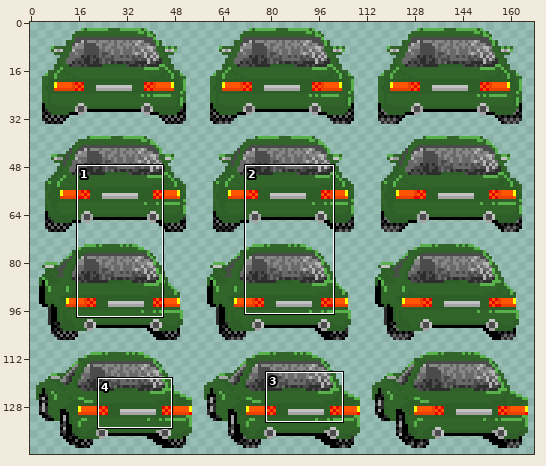
File history of a sprite sheet, assets/car-sheet-coupe-green.png. Above, an overview of the earlier version with the close-up marked.
Close-up. Earlier state:
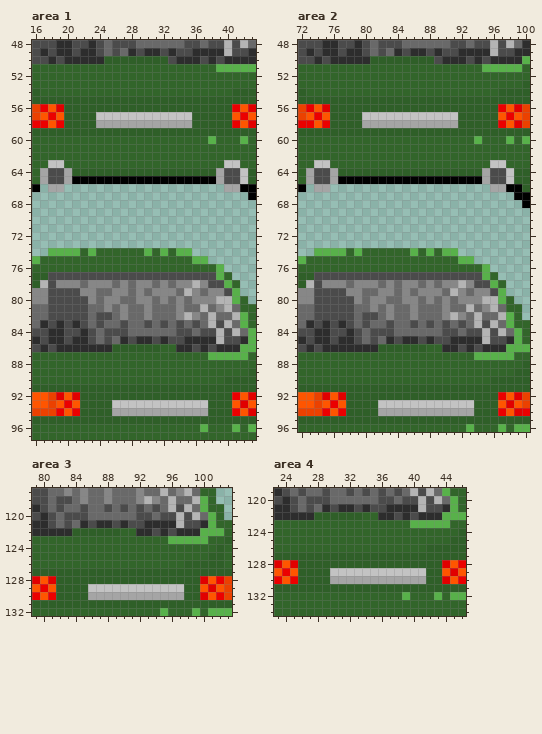
The file is 168x144 pixels. Colours within 5 levels of each other are drawn and written as one. Shown: area 1: x 16..43, y 48..97; area 2: x 72..100, y 48..96; area 3: x 79..103, y 117..132; area 4: x 23..46, y 119..134. The commit also changed other parts of the picture, which this record leaves out.
And afterwards:
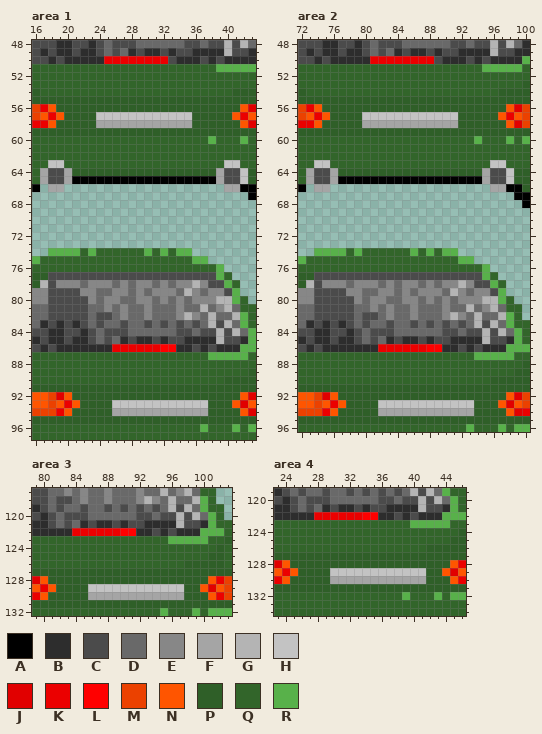
Palette (. is transparent): A #000000  B #2d2d2d  C #4b4b4b  D #696969  E #878787  F #a5a5a5  G #b4b4b4  H #c3c3c3  J #e10000  K #eb0000  L #ff0000  M #eb4100  N #ff5500  P #2f5f28  Q #32652a  R #58b14a
Change:
Area 1:
Colour K replaces colour P in row 50 at x 25 to 32; in row 86 at x 26 to 31.
Colour L replaces colour Q in row 86 at x 32 to 33.
Colour P replaces colour J in row 56 at x 19; in row 92 at x 21.
Colour P replaces colour K in row 56 at x 41; in row 58 at x 19 and 41; in row 92 at x 41; in row 94 at x 21 and 41.
Area 2:
Colour K replaces colour P in row 50 at x 81 to 88; in row 86 at x 82 to 87.
Colour L replaces colour Q in row 86 at x 88 to 89.
Colour P replaces colour J in row 56 at x 75; in row 92 at x 77.
Colour P replaces colour K in row 56 at x 97; in row 58 at x 75 and 97; in row 92 at x 97; in row 94 at x 77 and 97.
Area 3:
Colour K replaces colour P in row 122 at x 84 to 89.
Colour L replaces colour Q in row 122 at x 90 to 91.
Colour P replaces colour J in row 128 at x 81 and 100; in row 130 at x 100.
Colour P replaces colour K in row 130 at x 81.
Area 4:
Colour K replaces colour P in row 122 at x 28 to 33.
Colour L replaces colour Q in row 122 at x 34 to 35.
Colour P replaces colour J in row 128 at x 25 and 44; in row 130 at x 44.
Colour P replaces colour K in row 130 at x 25.
